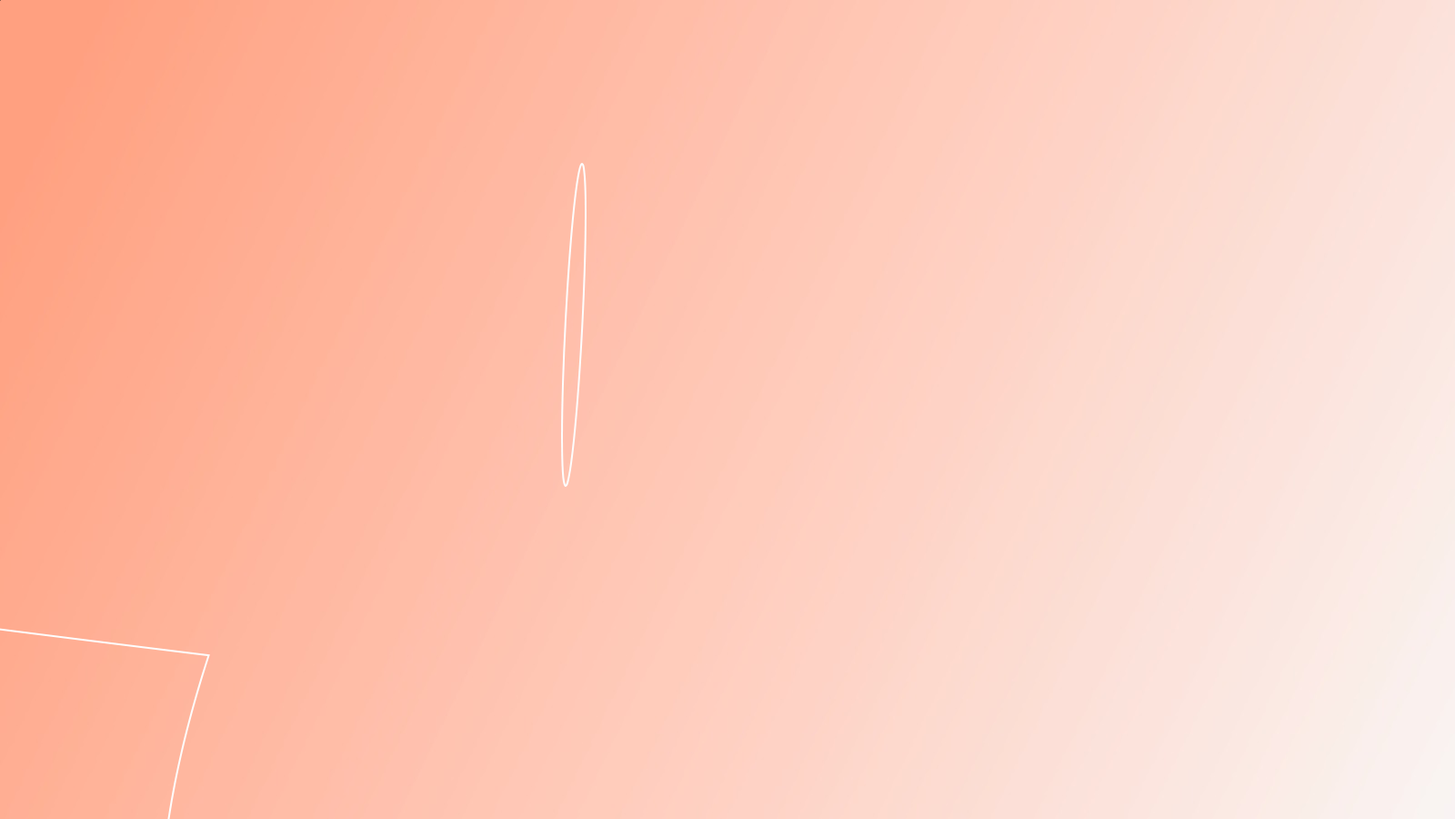
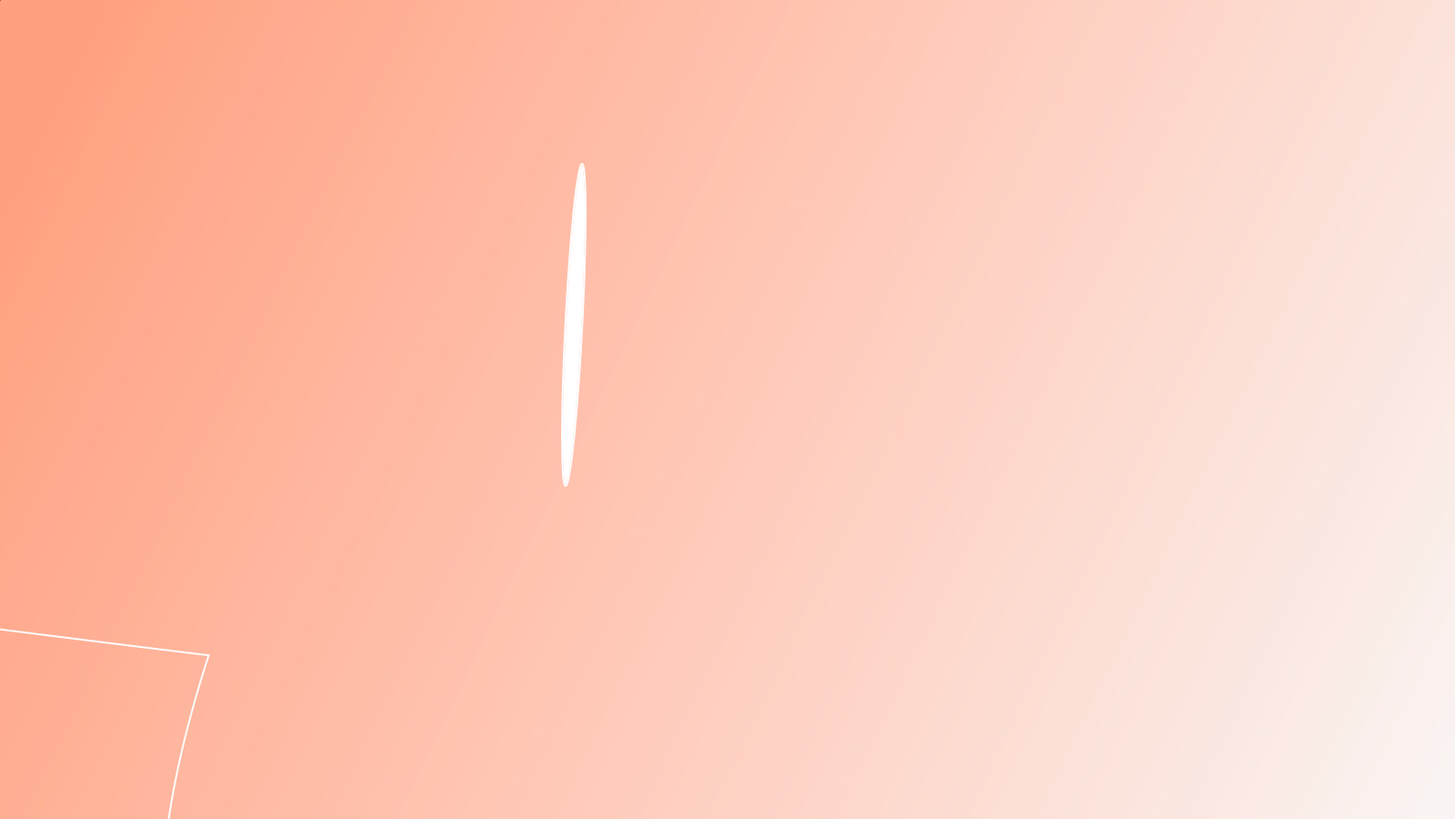
Before/after of a 1455px x 819px layered artwork. What changed in the layer stack:
painted on "Elipse 1" over box(563, 166, 585, 483)
